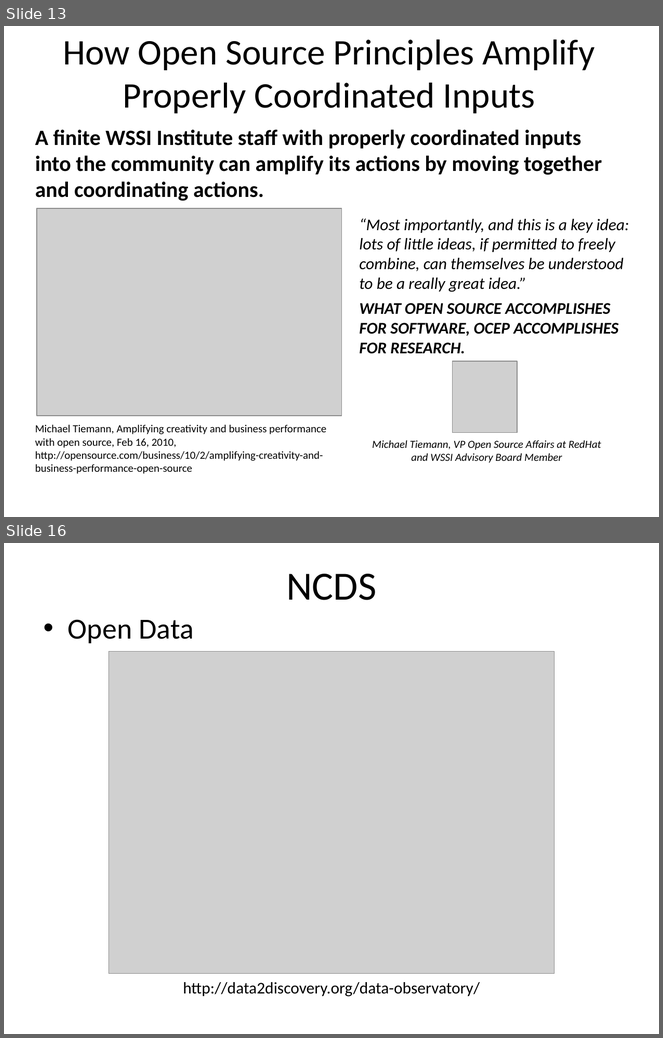
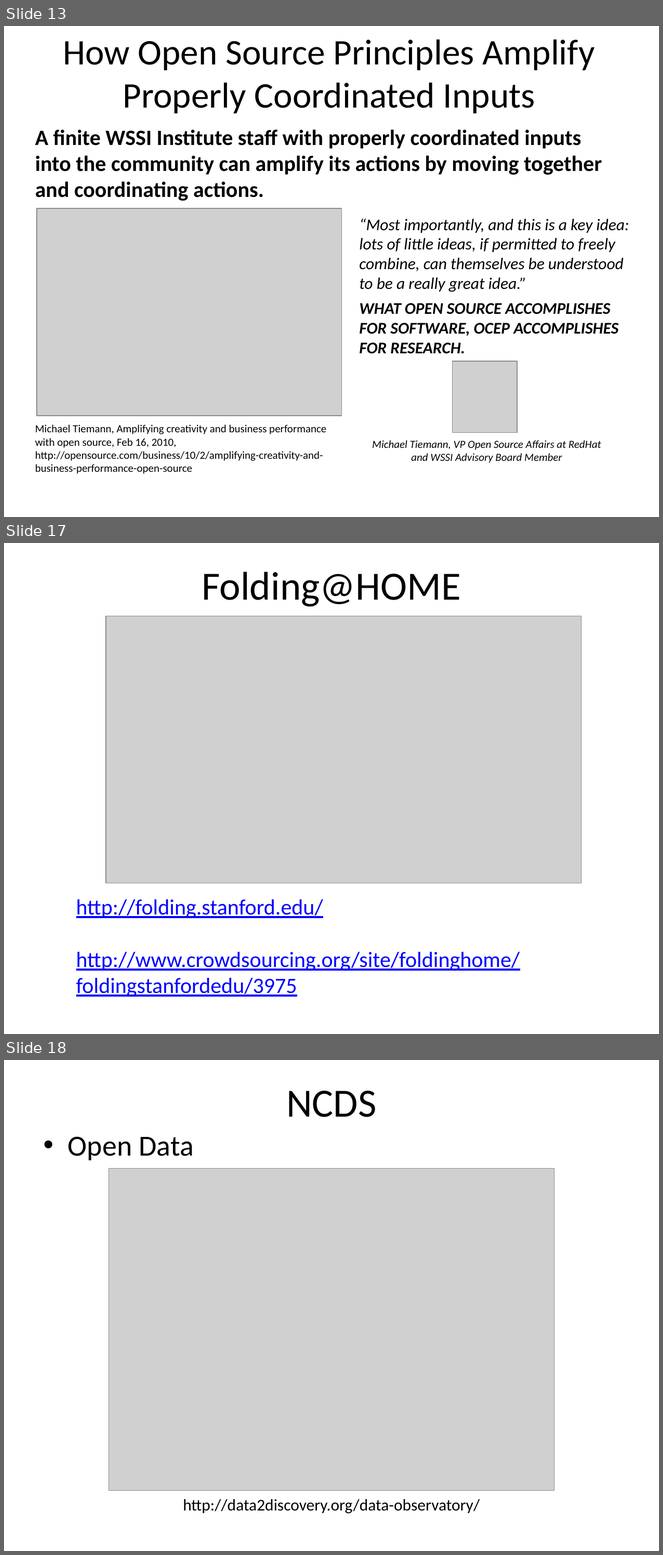
Before and after one commit to NCEAS/oss-2014, a slide deck: day-18/Idaszak_OSS_OpenSource.pptx. Shown one above the other, each under a label of ours: slides 13 and 16 before the commit, slides 13, 17 and 18 after it; the slides between them are not shown. The pictures are 663x1038 and 663x1555 pixels, drawn with LibreOffice and Linux fonts; fonts in the diff are those of the drawing; grey boxes stand for pictures; background and template pictures are left out. Boxes give left, top, right and bottom in pixels: in the first picture for what was removed or moved away, otherwise in the second. Text is boxed around its words. In the diff, an @@ line names an element or a change of style, - is before the commit and + after.

```diff
--- a/day-18/Idaszak_OSS_OpenSource.pptx
+++ b/day-18/Idaszak_OSS_OpenSource.pptx
@@ slide 17 added at (x1=4, y1=543, x2=659, y2=1034), background #FFFFFF @@
@@ title added at (x1=202, y1=572, x2=461, y2=607), 44 pt, text #000000 @@
+Folding@HOME
@@ picture added at (x1=106, y1=616, x2=582, y2=883) @@
@@ text added at (x1=76, y1=899, x2=520, y2=997), 24 pt, text #0000FF, underline @@
+  http://folding.stanford.edu/
+  http://www.crowdsourcing.org/site/foldinghome/foldingstanfordedu/3975
@@ what was slide 16 is now slide 18 @@
```
Also in this commit, not shown: 2 slides changed, 2 other slides added, 1 slide removed.
